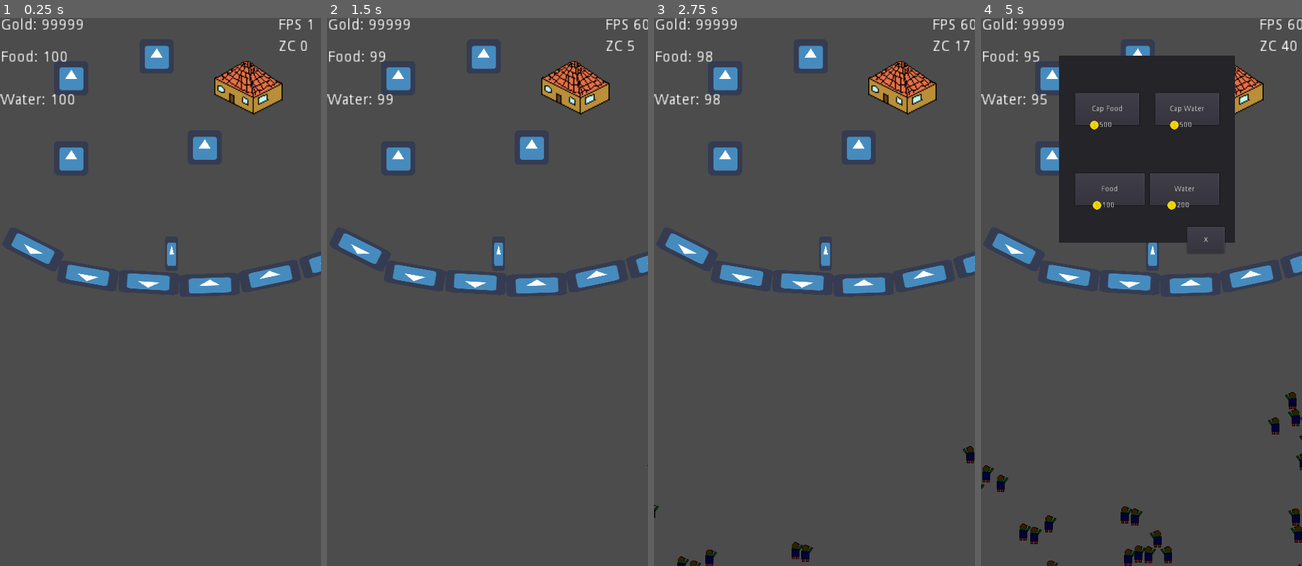
Above: before the commit, frames 1-4 (left to right).
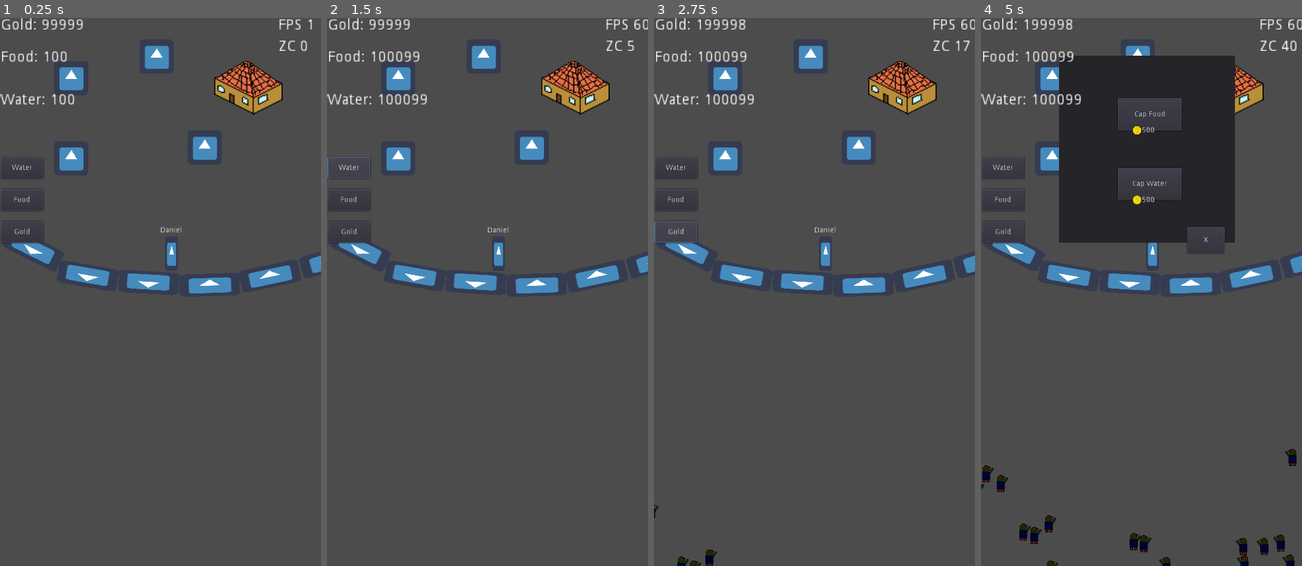
Above: after the commit, the same moments.

Repository: stranker/CLICKER_Z
Game: Godot game, scene res://Scene/MainScene.tscn
Same seed, same stepped clock (60 frames per second), same inputs: the game is played once before the commit and once after it. The engine's default icon, where the game draws it, is replaced by a stand-in: a white triangle on a blue panel in a dark square.
Inputs (mouse positions are in pixels of both pictures, inside the frame that each line leads up to):
- Up to frame 1 (0.25 s): no input
- Up to frame 2 (1.5 s): click (349, 198) at 0.5 s, where only the run after the commit has a clickable "Food"; click (349, 165) at 1.25 s, where only the run after the commit has a clickable "Water"
- Up to frame 3 (2.75 s): click (676, 231) at 2 s, where only the run after the commit has a clickable "Gold"
- Up to frame 4 (5 s): click (1228, 89) at 2.75 s; click "X" at 3.5 s; click (1051, 78) at 4.25 s

The runs differ from the first frame. In frame 1, 0.2% of the frame differs, in the area x 0-57%, y 25-42%; in frame 2, 0.6%; in frame 3, 0.9%; in frame 4, 4.9%, in the area x 0-100%, y 0-100%.

Commit message:
Fixing things

Diff:
--- a/GUI/ArmoryPanel.tscn
+++ b/GUI/ArmoryPanel.tscn
@@ -93,7 +93,7 @@
 "
 _sections_unfolded = [ "Resource" ]
 
-[node name="ArmoryPanel" type="Panel" index="0"]
+[node name="ArmoryPanel" type="Panel"]
 
 anchor_left = 0.5
 anchor_top = 0.0
@@ -104,6 +104,7 @@
 margin_right = 255.0
 margin_bottom = 520.0
 rect_pivot_offset = Vector2( 0, 0 )
+rect_clip_content = false
 mouse_filter = 0
 mouse_default_cursor_shape = 0
 size_flags_horizontal = 1
@@ -173,6 +174,7 @@
 margin_right = -8.0
 margin_bottom = 30.0
 rect_pivot_offset = Vector2( 0, 0 )
+rect_clip_content = false
 focus_mode = 2
 mouse_filter = 0
 mouse_default_cursor_shape = 0
@@ -210,6 +212,7 @@
 margin_right = 240.0
 margin_bottom = 640.0
 rect_pivot_offset = Vector2( 0, 0 )
+rect_clip_content = false
 focus_mode = 2
 mouse_filter = 0
 mouse_default_cursor_shape = 0
@@ -235,6 +238,7 @@
 margin_right = 520.0
 margin_bottom = 650.0
 rect_pivot_offset = Vector2( 0, 0 )
+rect_clip_content = false
 focus_mode = 2
 mouse_filter = 0
 mouse_default_cursor_shape = 0
--- a/GUI/DepositPanel.tscn
+++ b/GUI/DepositPanel.tscn
@@ -14,22 +14,10 @@
 const COST_FOOD = 5
 const COST_WATER = 5
 
-# Reduce variables
-var food_consume = 0
-var water_consume = 0
-
-var food_reduce = 0.1
-var water_reduce = 0.1
-
-var COST_FOOD_REDUCE = 100
-var COST_WATER_REDUCE = 200
-
 func _ready():
 	pass
 
 func start_consume():
-	food_consume = Global.SURVIVOR_LIST.size()
-	water_consume = Global.SURVIVOR_LIST.size()
 	set_costs()
 	pass
 
@@ -37,25 +25,7 @@
 	hide()
 	pass
 
-func _on_FoodButton_pressed():
-	if Global.GOLD > COST_FOOD_REDUCE * Global.SURVIVOR_LIST.size():
-		Global.GOLD -= COST_FOOD_REDUCE * Global.SURVIVOR_LIST.size()
-		food_consume -= food_reduce
-		COST_FOOD_REDUCE += COST_FOOD_REDUCE * 2
-	set_costs()
-	pass
-
-func _on_WaterButton_pressed():
-	if Global.GOLD > COST_WATER_REDUCE * Global.SURVIVOR_LIST.size():
-		Global.GOLD -= COST_WATER_REDUCE * Global.SURVIVOR_LIST.size()
-		water_consume -= water_reduce
-		COST_WATER_REDUCE += COST_WATER_REDUCE * 2
-	set_costs()
-	pass
-
 func set_costs():
-	$FoodButton/Cost.text = str(COST_FOOD_REDUCE * Global.SURVIVOR_LIST.size())
-	$WaterButton/Cost.text = str(COST_WATER_REDUCE * Global.SURVIVOR_LIST.size())
 	$UpCapFood/Cost.text = str(Global.MAX_FOOD * COST_FOOD)
 	$UpCapWater/Cost.text = str(Global.MAX_WATER * COST_WATER)
 	pass
@@ -72,20 +42,10 @@
 		Global.GOLD -= Global.MAX_WATER * COST_WATER
 		Global.MAX_WATER += UPGRADE_WATER
 	set_costs()
-	pass # replace with function body
-
-func _on_FoodTime_timeout():
-	if Global.curr_food > food_consume:
-		Global.curr_food -= food_consume
-	pass # replace with function body
-
-func _on_WaterTime_timeout():
-	if Global.curr_water > water_consume:
-		Global.curr_water -= water_consume
 	pass # replace with function body"
 _sections_unfolded = [ "Resource" ]
 
-[node name="DepositPanel" type="Panel" index="0"]
+[node name="DepositPanel" type="Panel"]
 
 anchor_left = 0.5
 anchor_top = 0.0
@@ -104,75 +64,17 @@
 script = SubResource( 1 )
 _sections_unfolded = [ "Rect", "Visibility" ]
 
-[node name="FoodButton" type="Button" parent="." index="0"]
+[node name="UpCapFood" type="Button" parent="." index="0"]
 
 editor/display_folded = true
 anchor_left = 0.5
 anchor_top = 0.5
 anchor_right = 0.5
 anchor_bottom = 0.5
-margin_left = -135.0
-margin_top = 45.0
-margin_right = -5.0
-margin_bottom = 105.0
-rect_pivot_offset = Vector2( 0, 0 )
-rect_clip_content = false
-focus_mode = 2
-mouse_filter = 0
-mouse_default_cursor_shape = 0
-size_flags_horizontal = 1
-size_flags_vertical = 1
-toggle_mode = false
-enabled_focus_mode = 2
-shortcut = null
-group = null
-text = "Food"
-flat = false
-align = 1
-_sections_unfolded = [ "Rect" ]
-
-[node name="Cost" parent="FoodButton" index="0" instance=ExtResource( 1 )]
-
-[node name="WaterButton" type="Button" parent="." index="1"]
-
-editor/display_folded = true
-anchor_left = 0.5
-anchor_top = 0.5
-anchor_right = 0.5
-anchor_bottom = 0.5
-margin_left = 5.0
-margin_top = 45.0
-margin_right = 135.0
-margin_bottom = 105.0
-rect_pivot_offset = Vector2( 0, 0 )
-rect_clip_content = false
-focus_mode = 2
-mouse_filter = 0
-mouse_default_cursor_shape = 0
-size_flags_horizontal = 1
-size_flags_vertical = 1
-toggle_mode = false
-enabled_focus_mode = 2
-shortcut = null
-group = null
-text = "Water"
-flat = false
-align = 1
-_sections_unfolded = [ "Rect" ]
-
-[node name="Cost" parent="WaterButton" index="0" instance=ExtResource( 1 )]
-
-[node name="UpCapFood" type="Button" parent="." index="2"]
-
-editor/display_folded = true
-anchor_left = 0.5
-anchor_top = 0.5
-anchor_right = 0.5
-anchor_bottom = 0.5
-margin_left = -135.0
-margin_top = -105.0
-margin_right = -15.0
-margin_bottom = -45.0
+margin_left = -55.0
+margin_top = -95.0
+margin_right = 65.0
+margin_bottom = -35.0
 rect_pivot_offset = Vector2( 0, 0 )
 rect_clip_content = false
 focus_mode = 2
@@ -190,17 +92,17 @@
 
 [node name="Cost" parent="UpCapFood" index="0" instance=ExtResource( 1 )]
 
-[node name="UpCapWater" type="Button" parent="." index="3"]
+[node name="UpCapWater" type="Button" parent="." index="1"]
 
 editor/display_folded = true
 anchor_left = 0.5
 anchor_top = 0.5
 anchor_right = 0.5
 anchor_bottom = 0.5
-margin_left = 15.0
-margin_top = -105.0
-margin_right = 135.0
-margin_bottom = -45.0
+margin_left = -55.0
+margin_top = 35.0
+margin_right = 65.0
+margin_bottom = 95.0
 rect_pivot_offset = Vector2( 0, 0 )
 rect_clip_content = false
 focus_mode = 2
@@ -218,7 +120,7 @@
 
 [node name="Cost" parent="UpCapWater" index="0" instance=ExtResource( 1 )]
 
-[node name="CloseButton" type="Button" parent="." index="4"]
+[node name="CloseButton" type="Button" parent="." index="2"]
 
 anchor_left = 1.0
 anchor_top = 1.0
@@ -244,30 +146,8 @@
 align = 1
 _sections_unfolded = [ "Rect" ]
 
-[node name="FoodTime" type="Timer" parent="." index="5"]
-
-process_mode = 1
-wait_time = 1.0
-one_shot = false
-autostart = true
-
-[node name="WaterTime" type="Timer" parent="." index="6"]
-
-process_mode = 1
-wait_time = 1.0
-one_shot = false
-autostart = true
-
-[connection signal="pressed" from="FoodButton" to="." method="_on_FoodButton_pressed"]
-
-[connection signal="pressed" from="WaterButton" to="." method="_on_WaterButton_pressed"]
-
 [connection signal="pressed" from="UpCapFood" to="." method="_on_UpCapFood_pressed"]
 
 [connection signal="pressed" from="UpCapWater" to="." method="_on_UpCapWater_pressed"]
 
 [connection signal="pressed" from="CloseButton" to="." method="_on_CloseButton_pressed"]
-
-[connection signal="timeout" from="FoodTime" to="." method="_on_FoodTime_timeout"]
-
-[connection signal="timeout" from="WaterTime" to="." method="_on_WaterTime_timeout"]
--- a/GUI/EquipWeaponPanel.tscn
+++ b/GUI/EquipWeaponPanel.tscn
@@ -84,6 +84,7 @@
 margin_bottom = 400.0
 rect_min_size = Vector2( 270, 400 )
 rect_pivot_offset = Vector2( 0, 0 )
+rect_clip_content = false
 mouse_filter = 0
 mouse_default_cursor_shape = 0
 size_flags_horizontal = 1
@@ -134,6 +135,7 @@
 margin_top = -150.0
 margin_bottom = 20.0
 rect_pivot_offset = Vector2( 0, 0 )
+rect_clip_content = false
 mouse_filter = 0
 mouse_default_cursor_shape = 0
 size_flags_horizontal = 0
@@ -159,6 +161,7 @@
 margin_right = -10.0
 margin_bottom = 20.0
 rect_pivot_offset = Vector2( 0, 0 )
+rect_clip_content = false
 focus_mode = 2
 mouse_filter = 0
 mouse_default_cursor_shape = 0
--- a/GUI/SurvivorEquipPanel.tscn
+++ b/GUI/SurvivorEquipPanel.tscn
@@ -22,8 +22,8 @@
 	pass
 
 func _on_EquipButton_pressed():
-	survivor.change_weapon(get_parent().get_parent().get_weapon_to_change())
-	get_parent().get_parent().reset_info()
+	survivor.change_weapon(get_parent().get_parent().get_parent().get_weapon_to_change())
+	get_parent().get_parent().get_parent().reset_info()
 	pass # replace with function body
 "
 _sections_unfolded = [ "Resource" ]
--- a/GUI/WatchPanel.tscn
+++ b/GUI/WatchPanel.tscn
@@ -19,6 +19,14 @@
 const SURVIVOR_PROB = 0
 const WEAPON_PROB = 0
 const SUPPLY_PROB = 0
+
+# SUPPLY SEARCH COST
+var survivor_food_cost = 100
+var survivor_water_cost = 150
+var weapon_food_cost = 100
+var weapon_water_cost = 200
+var weapon_gold_cost = 150
+var supplies_gold_cost = 300
 
 # KIND OF SEEK
 var survivor = preload(\"res://Object/Characters/Survivor.tscn\")
@@ -50,14 +58,26 @@
 
 func _on_SeekSurvivor_pressed():
 	if Global.MAX_SURVIVOR > Global.SURVIVOR_LIST.size():
-		seek_configure(TYPE_SURVIVOR,survivor_time)
+		if can_search_survivor():
+			seek_configure(TYPE_SURVIVOR,survivor_time)
+			Global.remove_resources(survivor_food_cost,survivor_water_cost,0)
+		else:
+			set_error(\"Not enough supplies\")
 	else:
-		$Error.text = \"Upgrade the houses to seek more survivors!\"
-		$ErrorTimer.start()
-	pass # replace with function body
+		set_error(\"Upgrade the houses to seek more survivors!\")
+	pass
+
+func set_error(text):
+	$Error.text = text
+	$ErrorTimer.start()
+	pass
 
 func _on_SeekWeapon_pressed():
-	seek_configure(TYPE_WEAPON,weapon_time)
+	if can_search_weapon():
+		Global.remove_resources(weapon_food_cost,weapon_water_cost,weapon_gold_cost)
+		seek_configure(TYPE_WEAPON,weapon_time)
+	else:
+		set_error(\"Not enough supplies\")
 	pass
 
 func _on_SeekSupplies_pressed():
@@ -70,7 +90,6 @@
 	$SeekTimer.wait_time = time
 	$SeekTimer.start()
 	pass
-
 
 func _on_ErrorTimer_timeout():
 	$Error.text = \"\"
@@ -83,47 +102,65 @@
 	match curr_seek:
 		TYPE_SURVIVOR:
 			if nr > SURVIVOR_PROB:
-				var s = survivor.instance()
-				s.create_survivor(\"Ramiro\",\"Some stuff\",1)
-				get_parent().get_parent().get_parent().set_pos_survivor(s)
+				create_survivor()
 				result = true
 		TYPE_WEAPON:
 			if nr > WEAPON_PROB:
-				var w = weapon.instance().create_random_weapon()
-				get_tree().root.call_deferred(\"add_child\",w)
+				create_weapon()
 				result = true
 		TYPE_SUPPLY:
 			if nr > SUPPLY_PROB:
-				randomize()
-				var f = int(rand_range(1,Global.MAX_FOOD/2))
-				var w = int(rand_range(1,Global.MAX_WATER/2))
-				var sf = supplies.instance()
-				var sw = supplies.instance()
-				sf.create_food(f,rect_global_position)
-				sw.create_water(w,rect_global_position)
-				get_tree().root.call_deferred(\"add_child\",sf)
-				get_tree().root.call_deferred(\"add_child\",sw)
+				create_supplies()
 				result = true
 	return result
+
+func create_survivor():
+	var s = survivor.instance()
+	s.create_survivor(\"Ramiro\",\"Some stuff\",1)
+	get_parent().get_parent().get_parent().set_pos_survivor(s)
+	pass
+
+func create_weapon():
+	var w = weapon.instance().create_random_weapon()
+	Global.armory.add_weapon(w)
+	pass
+
+func create_supplies():
+	randomize()
+	var f = int(rand_range(1,Global.MAX_FOOD/2))
+	var w = int(rand_range(1,Global.MAX_WATER/2))
+	var sf = supplies.instance()
+	var sw = supplies.instance()
+	sf.create_food(f,rect_global_position)
+	sw.create_water(w,rect_global_position)
+	get_tree().root.call_deferred(\"add_child\",sf)
+	get_tree().root.call_deferred(\"add_child\",sw)
+	pass
 
 func _on_SeekTimer_timeout():
 	get_node(\"/root/MainScene/Buildings\").hide_seek()
 	var sr = seek_res.instance()
 	get_tree().root.call_deferred(\"add_child\",sr)
 	sr.set_info(curr_seek,seek_result())
-	pass # replace with function body"
+	pass
+
+func can_search_survivor():
+	return Global.curr_food >= survivor_food_cost and Global.curr_water>=survivor_water_cost
+
+func can_search_weapon():
+	return Global.curr_food >= weapon_food_cost and Global.curr_water>=weapon_water_cost and Global.GOLD >= weapon_food_cost"
 _sections_unfolded = [ "Resource" ]
 
-[node name="WatchPanel" type="Panel"]
+[node name="WatchPanel" type="Panel" index="0"]
 
 anchor_left = 0.5
 anchor_top = 0.0
 anchor_right = 0.5
 anchor_bottom = 0.0
-margin_left = -210.0
-margin_top = 20.0
-margin_right = 130.0
-margin_bottom = 360.0
+margin_left = -175.0
+margin_top = 37.0
+margin_right = 175.0
+margin_bottom = 387.0
 rect_pivot_offset = Vector2( 0, 0 )
 rect_clip_content = false
 mouse_filter = 0
@@ -133,16 +170,16 @@
 script = SubResource( 1 )
 _sections_unfolded = [ "Rect" ]
 
-[node name="SeekSurvivor" type="Button" parent="." index="0"]
+[node name="SearchSurvivor" type="Button" parent="." index="0"]
 
 anchor_left = 0.5
 anchor_top = 0.5
 anchor_right = 0.5
 anchor_bottom = 0.5
-margin_left = -70.0
-margin_top = -130.0
-margin_right = 80.0
-margin_bottom = -70.0
+margin_left = -75.0
+margin_top = -88.0
+margin_right = 75.0
+margin_bottom = -28.0
 rect_pivot_offset = Vector2( 0, 0 )
 rect_clip_content = false
 focus_mode = 2
@@ -154,20 +191,20 @@
 enabled_focus_mode = 2
 shortcut = null
 group = null
-text = "Seek Survivor"
+text = "Search survivor"
 flat = false
 align = 1
 
-[node name="SeekWeapon" type="Button" parent="." index="1"]
+[node name="SearchWeapon" type="Button" parent="." index="1"]
 
 anchor_left = 0.5
 anchor_top = 0.5
 anchor_right = 0.5
 anchor_bottom = 0.5
-margin_left = -70.0
-margin_top = -20.0
-margin_right = 80.0
-margin_bottom = 40.0
+margin_left = -75.0
+margin_top = 20.0
+margin_right = 75.0
+margin_bottom = 80.0
 rect_pivot_offset = Vector2( 0, 0 )
 rect_clip_content = false
 focus_mode = 2
@@ -179,20 +216,21 @@
 enabled_focus_mode = 2
 shortcut = null
 group = null
-text = "Seek Weapon"
+text = "Search weapon"
 flat = false
 align = 1
 
-[node name="SeekSupplies" type="Button" parent="." index="2"]
-
+[node name="SearchSupplies" type="Button" parent="." index="2"]
+
+visible = false
 anchor_left = 0.5
 anchor_top = 0.5
 anchor_right = 0.5
 anchor_bottom = 0.5
-margin_left = -70.0
-margin_top = 80.0
-margin_right = 80.0
-margin_bottom = 140.0
+margin_left = -75.0
+margin_top = 63.0
+margin_right = 75.0
+margin_bottom = 123.0
 rect_pivot_offset = Vector2( 0, 0 )
 rect_clip_content = false
 focus_mode = 2
@@ -204,7 +242,7 @@
 enabled_focus_mode = 2
 shortcut = null
 group = null
-text = "Seek Supplies"
+text = "Search supplies"
 flat = false
 align = 1
 
@@ -268,11 +306,11 @@
 one_shot = true
 autostart = false
 
-[connection signal="pressed" from="SeekSurvivor" to="." method="_on_SeekSurvivor_pressed"]
-
-[connection signal="pressed" from="SeekWeapon" to="." method="_on_SeekWeapon_pressed"]
-
-[connection signal="pressed" from="SeekSupplies" to="." method="_on_SeekSupplies_pressed"]
+[connection signal="pressed" from="SearchSurvivor" to="." method="_on_SeekSurvivor_pressed"]
+
+[connection signal="pressed" from="SearchWeapon" to="." method="_on_SeekWeapon_pressed"]
+
+[connection signal="pressed" from="SearchSupplies" to="." method="_on_SeekSupplies_pressed"]
 
 [connection signal="pressed" from="CloseButton" to="." method="_on_CloseButton_pressed"]
 
--- a/GUI/Weapons.tscn
+++ b/GUI/Weapons.tscn
@@ -40,7 +40,7 @@
 	get_parent().get_parent().show_equip_panel(weapon)"
 _sections_unfolded = [ "Resource" ]
 
-[node name="Weapons" type="GridContainer"]
+[node name="Weapons" type="GridContainer" index="0"]
 
 anchor_left = 0.0
 anchor_top = 0.0
--- a/Object/Buildings/Armory.tscn
+++ b/Object/Buildings/Armory.tscn
@@ -10,6 +10,7 @@
 
 func _ready():
 	$ArmoryPanel.hide()
+	Global.armory = self
 	pass
 
 func _on_Skin_pressed():
@@ -25,6 +26,14 @@
 func init_weapons():
 	$ArmoryPanel.init_weapons()
 	$ArmoryPanel.create_equip_panel()
+	pass
+
+func add_weapon(weap):
+	$Weapons.add_child(weap)
+	pass
+
+func remove_weapon(weap):
+	$Weapons.remove_child(weap)
 	pass"
 _sections_unfolded = [ "Resource" ]
 
@@ -37,6 +46,7 @@
 margin_right = -599.0
 margin_bottom = -1023.0
 rect_pivot_offset = Vector2( 0, 0 )
+rect_clip_content = false
 mouse_filter = 0
 mouse_default_cursor_shape = 0
 size_flags_horizontal = 1
@@ -56,6 +66,7 @@
 margin_bottom = 130.0
 rect_scale = Vector2( 2, 2 )
 rect_pivot_offset = Vector2( 0, 0 )
+rect_clip_content = false
 focus_mode = 2
 mouse_filter = 0
 mouse_default_cursor_shape = 0
@@ -77,4 +88,6 @@
 margin_right = 558.5
 margin_bottom = 530.0
 
+[node name="Weapons" type="Node" parent="." index="2"]
+
 [connection signal="pressed" from="Skin" to="." method="_on_Skin_pressed"]
--- a/Object/Buildings/Buildings.tscn
+++ b/Object/Buildings/Buildings.tscn
@@ -56,6 +56,7 @@
 anchor_right = 1.0
 anchor_bottom = 1.0
 rect_pivot_offset = Vector2( 0, 0 )
+rect_clip_content = false
 mouse_filter = 0
 mouse_default_cursor_shape = 0
 size_flags_horizontal = 1
@@ -75,6 +76,7 @@
 
 margin_right = -590.0
 margin_bottom = -1014.0
+rect_clip_content = false
 
 [node name="WatchTower" parent="." index="4" instance=ExtResource( 5 )]
 
@@ -99,6 +101,7 @@
 margin_bottom = 30.0
 rect_scale = Vector2( 2, 2 )
 rect_pivot_offset = Vector2( 0, 0 )
+rect_clip_content = false
 mouse_filter = 2
 mouse_default_cursor_shape = 0
 size_flags_horizontal = 1
@@ -119,6 +122,7 @@
 margin_bottom = 90.0
 rect_scale = Vector2( 2, 2 )
 rect_pivot_offset = Vector2( 0, 0 )
+rect_clip_content = false
 mouse_filter = 2
 mouse_default_cursor_shape = 0
 size_flags_horizontal = 1
@@ -139,6 +143,7 @@
 margin_bottom = 170.0
 rect_scale = Vector2( 2, 2 )
 rect_pivot_offset = Vector2( 0, 0 )
+rect_clip_content = false
 mouse_filter = 2
 mouse_default_cursor_shape = 0
 size_flags_horizontal = 1
@@ -158,6 +163,7 @@
 margin_right = 64.0
 margin_bottom = 294.0
 rect_pivot_offset = Vector2( 0, 0 )
+rect_clip_content = false
 mouse_filter = 1
 mouse_default_cursor_shape = 0
 size_flags_horizontal = 1
--- a/Object/Buildings/Deposit.tscn
+++ b/Object/Buildings/Deposit.tscn
@@ -26,7 +26,7 @@
 	$DepositPanel.hide()"
 _sections_unfolded = [ "Resource" ]
 
-[node name="Deposit" type="Control" index="0"]
+[node name="Deposit" type="Control"]
 
 anchor_left = 0.0
 anchor_top = 0.0
--- a/Object/Buildings/WatchTower.tscn
+++ b/Object/Buildings/WatchTower.tscn
@@ -26,7 +26,7 @@
 	$WatchPanel.hide()"
 _sections_unfolded = [ "Resource" ]
 
-[node name="WatchTower" type="Control" index="0"]
+[node name="WatchTower" type="Control"]
 
 anchor_left = 0.0
 anchor_top = 0.0
--- a/Object/Characters/Survivor.gd
+++ b/Object/Characters/Survivor.gd
@@ -1,13 +1,16 @@
 extends Node2D
 
+# INFO VARS
 var survivor_name = ""
 var info = ""
 var level = 0
-var weapon_scene = preload("res://Object/Weapon.tscn")
-var weapon
 const TYPE_PLAYER = 0
 const TYPE_NPC = 1
 var survivor_type
+# WEAPON
+var weapon_scene = preload("res://Object/Weapon.tscn")
+var weapon
+# SHOOTING TIME SURVIVORS
 var shoot_time = 4
 
 func _ready():
@@ -26,6 +29,7 @@
 	Global.SURVIVOR_LIST.push_back(self)
 	add_child(weapon)
 	weapon.position = $WeaponPos.position
+	$Name.text = survivor_name
 	pass
 
 func create_player(nam):
@@ -47,17 +51,21 @@
 	level += 1
 
 func set_weapon(weap):
+	weapon.get_parent().remove_child(weapon)
+	Global.armory.add_weapon(weapon)
 	weapon = weap
+	Global.armory.remove_weapon(weapon)
+	$WeaponPos.add_child(weapon)
 	weapon.global_position = $WeaponPos.global_position
 	pass
 
 func change_weapon(weap):
 	if weap != weapon:
-		if weap.get_w_owner() != null:
-			weap.get_w_owner().set_weapon(null)
-		if weapon != null:
-			weapon.set_w_owner(null)
-		weap.set_w_owner(self)
+		if weap.get_w_owner() != null: #El arma tiene duenio
+			weap.get_w_owner().set_weapon(null) #Le saco el arma
+		if weapon != null: #Si tengo arma
+			weapon.set_w_owner(null) #Ya no soy el duenio
+		weap.set_w_owner(self) #Me aduenio del arma a cambiar
 		set_weapon(weap)
 	pass
 
@@ -77,4 +85,4 @@
 			randomize()
 			var zn = int(rand_range(Global.ZOMBI_LIST.size()/2,Global.ZOMBI_LIST.size()))
 			get_weapon().shoot(Global.ZOMBI_LIST[zn])
-	pass # replace with function body
+	pass
--- a/Object/Characters/Survivor.tscn
+++ b/Object/Characters/Survivor.tscn
@@ -3,7 +3,7 @@
 [ext_resource path="res://Object/Characters/Survivor.gd" type="Script" id=1]
 [ext_resource path="res://icon.png" type="Texture" id=2]
 
-[node name="Survivor" type="Node2D" index="0"]
+[node name="Survivor" type="Node2D"]
 
 script = ExtResource( 1 )
 
@@ -24,4 +24,27 @@
 
 position = Vector2( -0.487671, 13.1672 )
 
+[node name="Name" type="Label" parent="." index="3"]
+
+anchor_left = 0.0
+anchor_top = 0.0
+anchor_right = 0.0
+anchor_bottom = 0.0
+margin_left = -120.0
+margin_top = -50.0
+margin_right = 120.0
+margin_bottom = -36.0
+rect_pivot_offset = Vector2( 0, 0 )
+rect_clip_content = false
+mouse_filter = 2
+mouse_default_cursor_shape = 0
+size_flags_horizontal = 1
+size_flags_vertical = 4
+text = "TEST"
+align = 1
+valign = 1
+percent_visible = 1.0
+lines_skipped = 0
+max_lines_visible = -1
+
 [connection signal="timeout" from="ShootTime" to="." method="_on_ShootTime_timeout"]
--- a/Object/Global.gd
+++ b/Object/Global.gd
@@ -28,6 +28,7 @@
 
 # Weapons
 var WEAPON_LIST = []
+var armory = null
 
 func _ready():
 	pass
@@ -35,8 +36,19 @@
 func add_supplies(food,water):
 	curr_food += food
 	curr_water += water
+	limit_supplies()
+	pass
+
+func limit_supplies():
 	if curr_food > MAX_FOOD:
 		curr_food = MAX_FOOD
 	if curr_water > MAX_WATER:
 		curr_water = MAX_WATER
 	pass
+
+func remove_resources(food,water,gold):
+	curr_food -= food
+	curr_water -= water
+	GOLD -= gold
+	limit_supplies()
+	pass
--- a/Object/Wall.tscn
+++ b/Object/Wall.tscn
@@ -67,7 +67,7 @@
 
 position = Vector2( 59.0052, 37.0123 )
 build_mode = 0
-polygon = PoolVector2Array( -258.253, 1055.79, 242.596, 1137.04, 731.239, 1043.96, 720.158, 1019.59, 241.167, 1118.01, -240.165, 1043.73 )
+polygon = PoolVector2Array( -258.253, 1055.79, 247.387, 1264.29, 731.239, 1043.96, 720.158, 1019.59, 242.843, 1234.75, -240.165, 1043.73 )
 
 [node name="Right" type="CollisionPolygon2D" parent="." index="8"]
 
--- a/Scene/MainScene.tscn
+++ b/Scene/MainScene.tscn
@@ -67,16 +67,32 @@
 
 func _on_RageTimer_timeout():
 	curr_click = 0
-	pass"
+	pass
+
+func _on_Food_pressed():
+	Global.curr_food += 99999
+	pass # replace with function body
+
+
+func _on_Water_pressed():
+	Global.curr_water += 99999
+	pass # replace with function body
+
+
+func _on_Gold_pressed():
+	Global.GOLD += 99999
+	pass # replace with function body
+"
 _sections_unfolded = [ "Resource" ]
 
-[node name="MainScene" type="Control" index="0"]
+[node name="MainScene" type="Control"]
 
 anchor_left = 0.0
 anchor_top = 0.0
 anchor_right = 1.0
 anchor_bottom = 1.0
 rect_pivot_offset = Vector2( 0, 0 )
+rect_clip_content = false
 mouse_filter = 0
 mouse_default_cursor_shape = 0
 size_flags_horizontal = 1
@@ -96,6 +112,7 @@
 margin_right = 300.0
 margin_bottom = 56.0
 rect_pivot_offset = Vector2( 0, 0 )
+rect_clip_content = false
 mouse_filter = 0
 mouse_default_cursor_shape = 0
 size_flags_horizontal = 1
@@ -108,7 +125,6 @@
 
 [node name="SpawnControl" parent="InteractiveArea" index="1" instance=ExtResource( 2 )]
 
-editor/display_folded = true
 position = Vector2( -8, 12 )
 
 [node name="Spawner" parent="InteractiveArea/SpawnControl" index="1" instance=ExtResource( 3 )]
@@ -121,15 +137,15 @@
 
 [node name="Spawner3" parent="InteractiveArea/SpawnControl" index="3" instance=ExtResource( 3 )]
 
-position = Vector2( 318, 748 )
+position = Vector2( 338, 798 )
 
 [node name="Spawner4" parent="InteractiveArea/SpawnControl" index="4" instance=ExtResource( 3 )]
 
-position = Vector2( 658, 678 )
+position = Vector2( 548, 738 )
 
 [node name="Spawner5" parent="InteractiveArea/SpawnControl" index="5" instance=ExtResource( 3 )]
 
-position = Vector2( 668, 518 )
+position = Vector2( 698, 578 )
 
 [node name="RageTimer" type="Timer" parent="InteractiveArea" index="2"]
 
@@ -140,6 +156,7 @@
 
 [node name="SurvivorPositions" type="Node2D" parent="InteractiveArea" index="3"]
 
+editor/display_folded = true
 position = Vector2( -8, 12 )
 
 [node name="PlayerPos" type="Position2D" parent="InteractiveArea/SurvivorPositions" index="0"]
@@ -201,6 +218,7 @@
 margin_bottom = 14.0
 rect_scale = Vector2( 2, 2 )
 rect_pivot_offset = Vector2( 0, 0 )
+rect_clip_content = false
 mouse_filter = 2
 mouse_default_cursor_shape = 0
 size_flags_horizontal = 1
@@ -222,6 +240,7 @@
 margin_bottom = 54.0
 rect_scale = Vector2( 2, 2 )
 rect_pivot_offset = Vector2( 0, 0 )
+rect_clip_content = false
 mouse_filter = 2
 mouse_default_cursor_shape = 0
 size_flags_horizontal = 1
@@ -231,6 +250,84 @@
 max_lines_visible = -1
 _sections_unfolded = [ "Rect" ]
 
+[node name="Food" type="Button" parent="." index="3"]
+
+anchor_left = 0.0
+anchor_top = 0.0
+anchor_right = 0.0
+anchor_bottom = 0.0
+margin_top = 320.0
+margin_right = 80.0
+margin_bottom = 360.0
+rect_pivot_offset = Vector2( 0, 0 )
+rect_clip_content = false
+focus_mode = 2
+mouse_filter = 0
+mouse_default_cursor_shape = 0
+size_flags_horizontal = 1
+size_flags_vertical = 1
+toggle_mode = false
+enabled_focus_mode = 2
+shortcut = null
+group = null
+text = "Food"
+flat = false
+align = 1
+
+[node name="Water" type="Button" parent="." index="4"]
+
+anchor_left = 0.0
+anchor_top = 0.0
+anchor_right = 0.0
+anchor_bottom = 0.0
+margin_top = 260.0
+margin_right = 80.0
+margin_bottom = 300.0
+rect_pivot_offset = Vector2( 0, 0 )
+rect_clip_content = false
+focus_mode = 2
+mouse_filter = 0
+mouse_default_cursor_shape = 0
+size_flags_horizontal = 1
+size_flags_vertical = 1
+toggle_mode = false
+enabled_focus_mode = 2
+shortcut = null
+group = null
+text = "Water"
+flat = false
+align = 1
+
+[node name="Gold" type="Button" parent="." index="5"]
+
+anchor_left = 0.0
+anchor_top = 0.0
+anchor_right = 0.0
+anchor_bottom = 0.0
+margin_top = 380.0
+margin_right = 80.0
+margin_bottom = 420.0
+rect_pivot_offset = Vector2( 0, 0 )
+rect_clip_content = false
+focus_mode = 2
+mouse_filter = 0
+mouse_default_cursor_shape = 0
+size_flags_horizontal = 1
+size_flags_vertical = 1
+toggle_mode = false
+enabled_focus_mode = 2
+shortcut = null
+group = null
+text = "Gold"
+flat = false
+align = 1
+
 [connection signal="gui_input" from="InteractiveArea" to="." method="_on_InteractiveArea_gui_input"]
 
 [connection signal="timeout" from="InteractiveArea/RageTimer" to="." method="_on_RageTimer_timeout"]
+
+[connection signal="pressed" from="Food" to="." method="_on_Food_pressed"]
+
+[connection signal="pressed" from="Water" to="." method="_on_Water_pressed"]
+
+[connection signal="pressed" from="Gold" to="." method="_on_Gold_pressed"]
